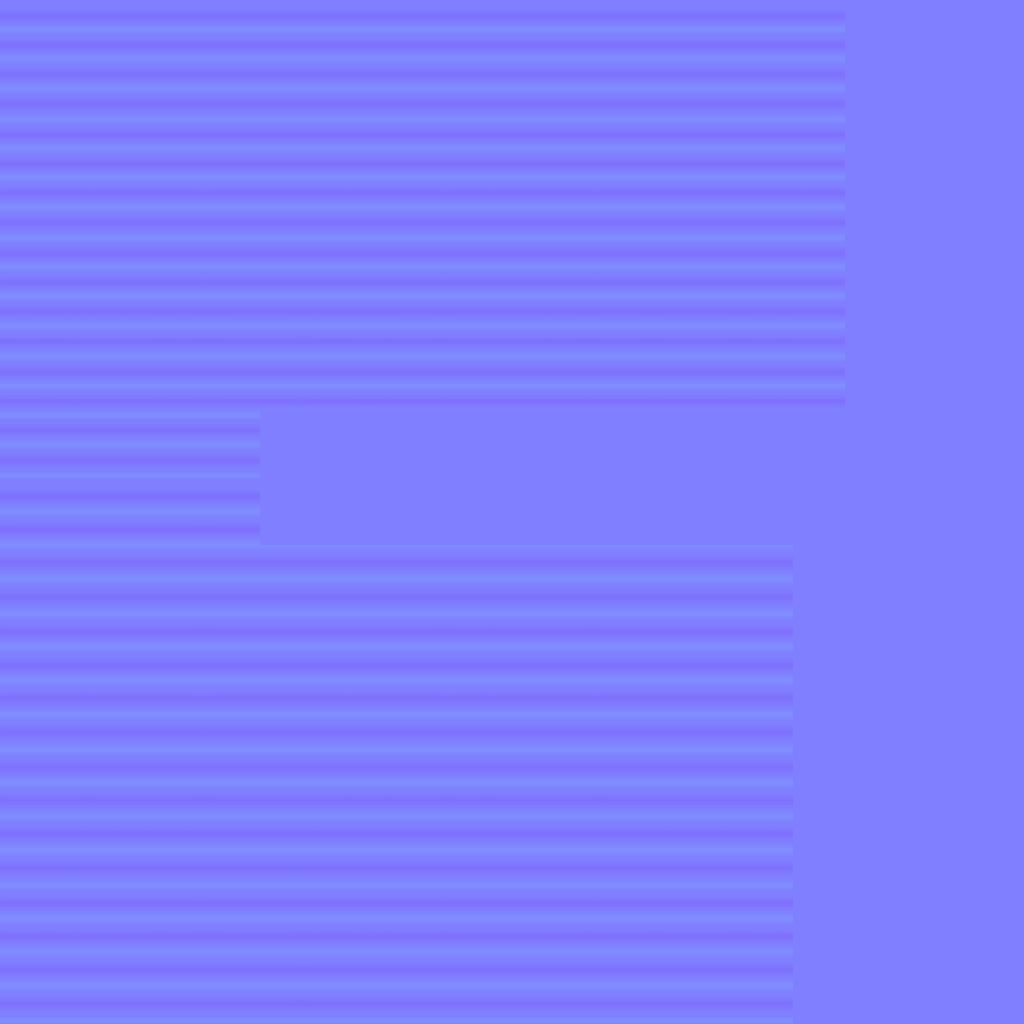
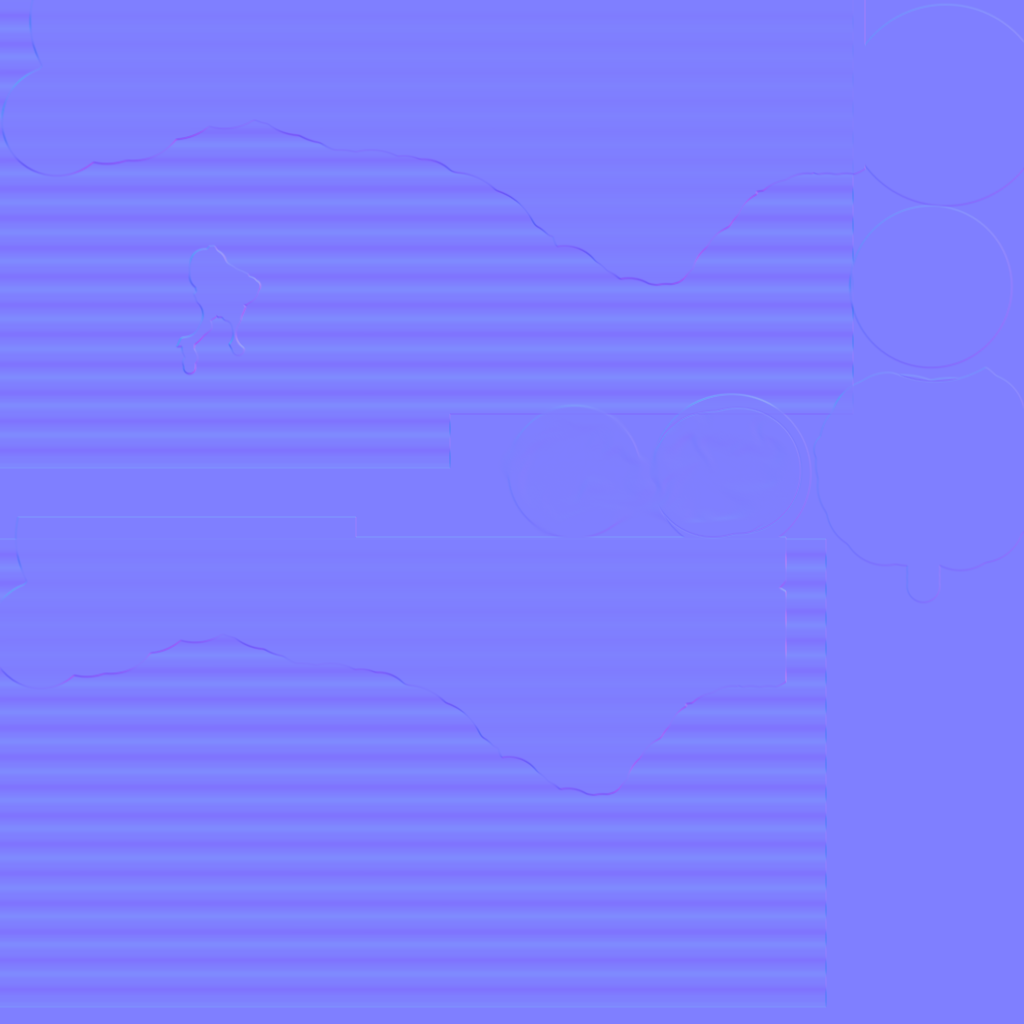
Two versions of the same layered image (1024x1024). Layer-by-layer changes:
renamed "Layer 8" to "Layer 9", painted on it over [0, 0, 1024, 1024]
removed layer "Layer 7" over [0, 478, 1024, 1024]
removed layer "Layer 7 copy" over [0, 0, 1024, 478]
removed layer "Layer 6" over [0, 0, 1024, 1024]
removed layer "Group 1 copy 5" over [0, 0, 1024, 1024]
removed layer "Layer 5" over [0, 0, 865, 287]
removed layer "Layer 4" over [238, 204, 635, 924]
removed layer "Layer 2" over [0, 0, 1024, 1024]
removed layer "Layer 1" over [0, 0, 1024, 1024]
